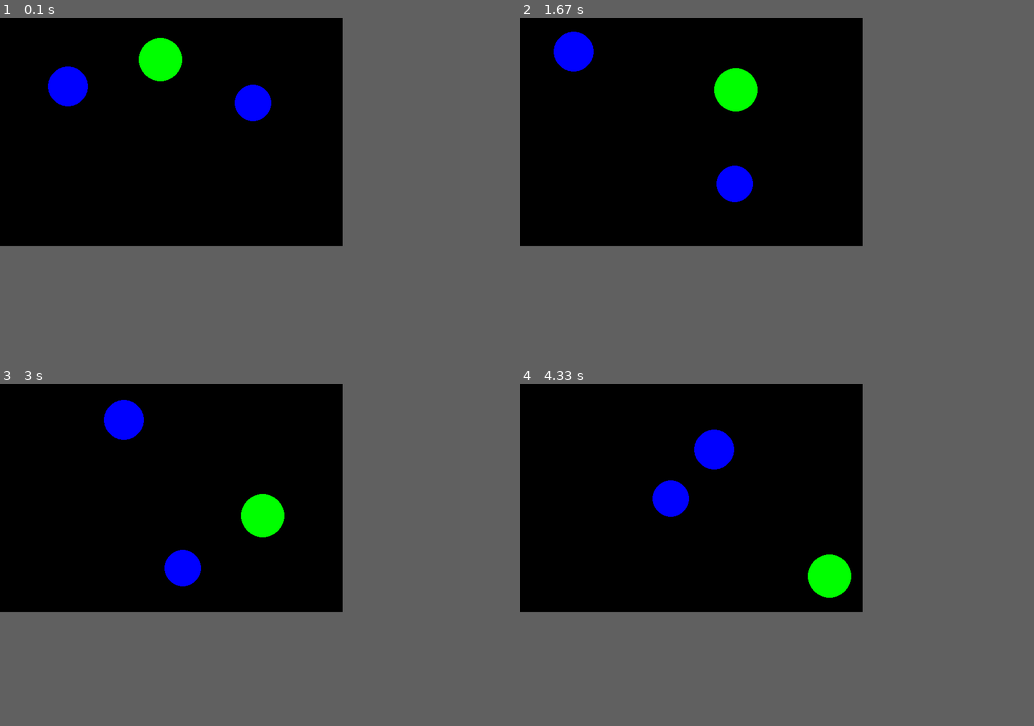
Above: before the commit, frames 1-4 (two rows, left to right).
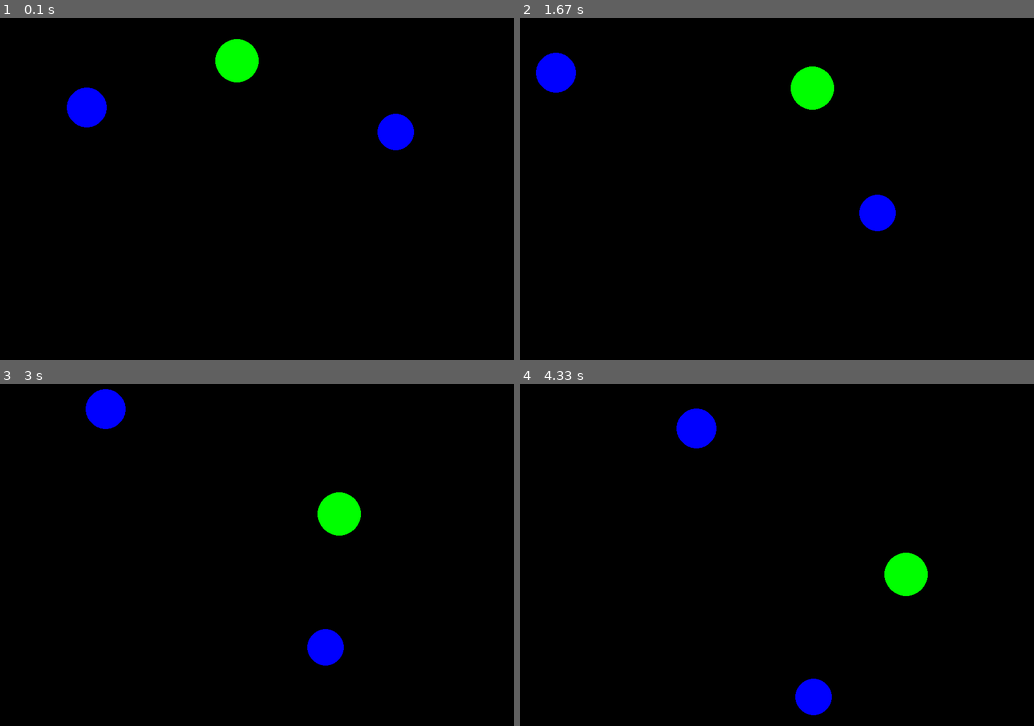
Above: after the commit, the same moments.

Repository: Midyadi/PythonTasks-2022
Game: pygame game, started from Classwork9/Pygame(2).py
The game is run twice, just before and just after one commit, with the same random seed, the same clock (stepped at 60 frames per second) and the same inputs.
Inputs (mouse positions are in pixels of both pictures, inside the frame that each line leads up to):
- Up to frame 1 (0.1 s): no input
- Up to frame 2 (1.67 s): click (777, 189) at 0.38 s
- Up to frame 3 (3 s): no input
- Up to frame 4 (4.33 s): no input
In our replay, the window is 600x400 before the commit and 900x600 after it. These sizes can differ from the game's own. Grey fills any space a smaller window leaves; there, only what the larger window draws over its background counts as a difference.

The runs differ from the first frame. In frame 1, 4.0% of the frame differs, in the area x 9-81%, y 5-39%; in frame 2, 4.0%; in frame 3, 3.7%; in frame 4, 4.0%.

Commit message:
Catch the ball game

Diff:
--- a/Classwork9/Pygame(2).py
+++ b/Classwork9/Pygame(2).py
@@ -7,7 +7,7 @@
 
 # Настройка экрана
 FPS = 100
-display_size = (600, 400)
+display_size = (900, 600)
 screen = pygame.display.set_mode(display_size)
 pygame.display.set_caption('Catch me if you can!')
 
@@ -16,6 +16,7 @@
 min_figure_size = 30
 
 # Настройка цветов
+WHITE = (255, 255, 255)
 RED = (255, 0, 0)
 BLUE = (0, 0, 255)
 VIOLET = (127, 0, 255)
